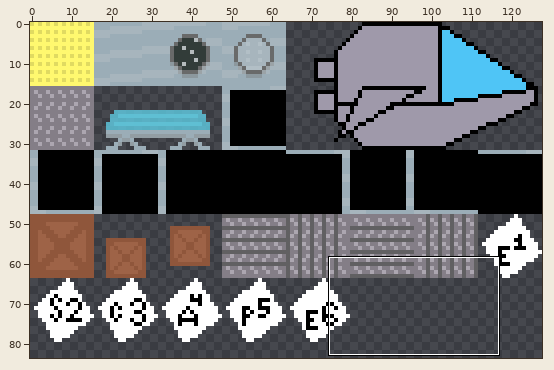
Two versions of one pixel-art file, aseprite/CC_shipSheet_001.ase. Above: a wide view before the commit, with the close-up outlined.
Close-up. As it was:
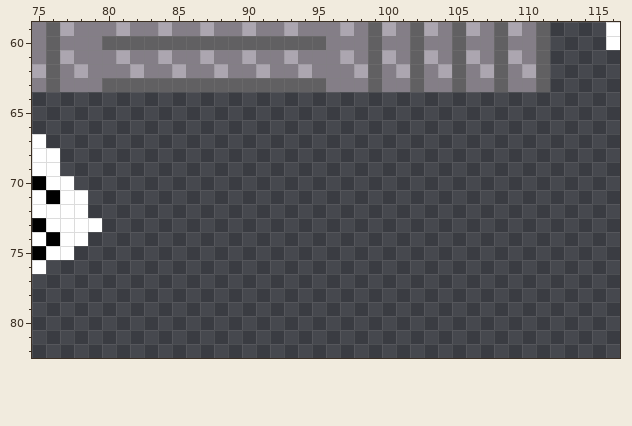
128x128 pixels, 1 frame. Shown: x 75..116, y 59..82. The wide view leaves out empty margins.
Once edited:
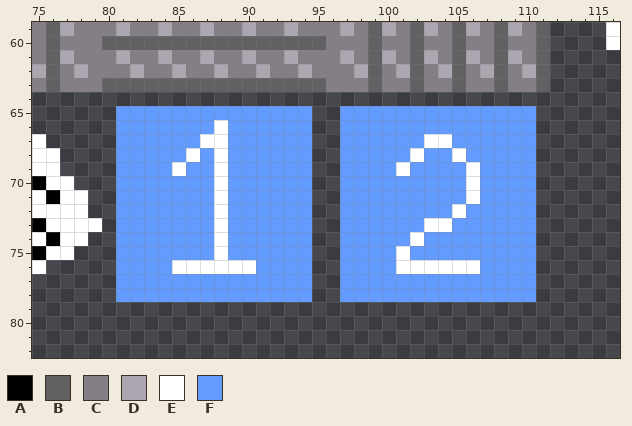
Palette (. is transparent): A #000000  B #616062  C #847e87  D #aca6b0  E #ffffff  F #639bff
Edits made:
@@ x 75..116 @@
 64 ..........................................
-65 ..........................................
-66 ..........................................
-67 E.........................................
-68 EE........................................
-69 EE........................................
-70 AEE.......................................
-71 EAEE......................................
-72 EEEE......................................
-73 AEEEE.....................................
-74 EAEE......................................
-75 AEE.......................................
-76 E.........................................
-77 ..........................................
-78 ..........................................
+65 ......FFFFFFFFFFFFFF..FFFFFFFFFFFFFF......
+66 ......FFFFFFFEFFFFFF..FFFFFFFFFFFFFF......
+67 E.....FFFFFFEEFFFFFF..FFFFFFEEFFFFFF......
+68 EE....FFFFFEFEFFFFFF..FFFFFEFFEFFFFF......
+69 EE....FFFFEFFEFFFFFF..FFFFEFFFFEFFFF......
+70 AEE...FFFFFFFEFFFFFF..FFFFFFFFFEFFFF......
+71 EAEE..FFFFFFFEFFFFFF..FFFFFFFFFEFFFF......
+72 EEEE..FFFFFFFEFFFFFF..FFFFFFFFEFFFFF......
+73 AEEEE.FFFFFFFEFFFFFF..FFFFFFEEFFFFFF......
+74 EAEE..FFFFFFFEFFFFFF..FFFFFEFFFFFFFF......
+75 AEE...FFFFFFFEFFFFFF..FFFFEFFFFFFFFF......
+76 E.....FFFFEEEEEEFFFF..FFFFEEEEEEFFFF......
+77 ......FFFFFFFFFFFFFF..FFFFFFFFFFFFFF......
+78 ......FFFFFFFFFFFFFF..FFFFFFFFFFFFFF......
 79 ..........................................
